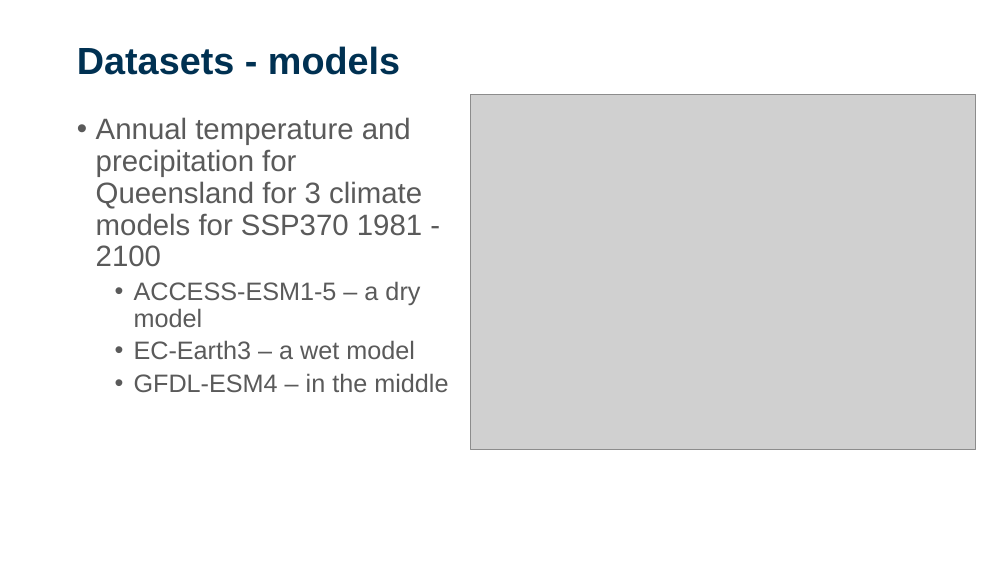
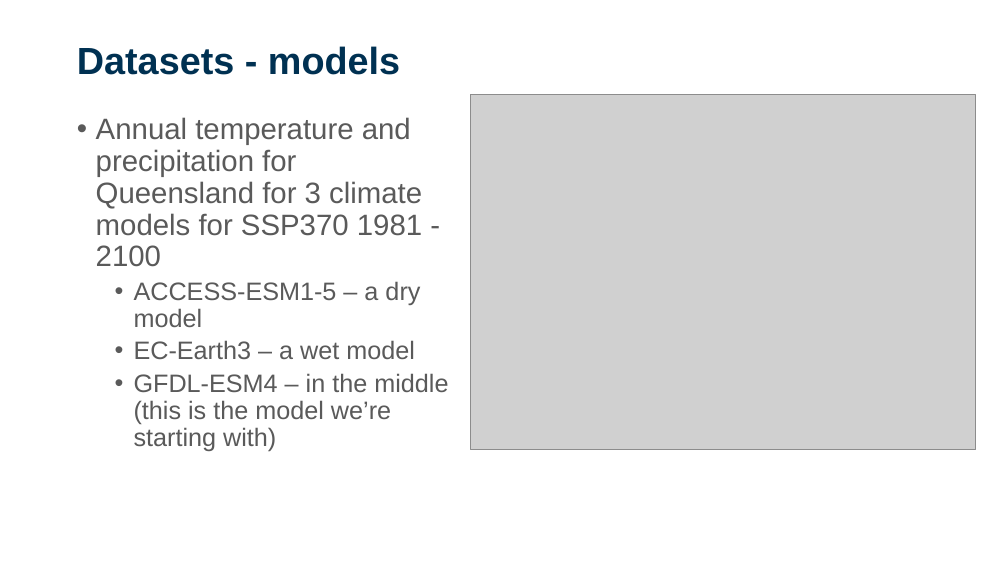
Before and after one commit to sdesrosiers1989/ICCB_Projections, a slide deck: slide 17 of ICCB2025_Session2_ClimateProjections.pptx. Drawn at 1008x567 pixels with LibreOffice and Linux fonts; fonts in the diff are those of the drawing; grey boxes stand for pictures; background and template pictures are left out. Boxes give left, top, right and bottom in pixels: in the first picture for what was removed or moved away, otherwise in the second. Text is boxed around its words. In the diff, an @@ line names an element or a change of style, - is before the commit and + after.

```diff
--- a/ICCB2025_Session2_ClimateProjections.pptx
+++ b/ICCB2025_Session2_ClimateProjections.pptx
@@ text at (134, 373, 448, 451): text changed @@
-  • GFDL-ESM4 – in the middle
+  • GFDL-ESM4 – in the middle (this is the model we’re starting with)
```
Also in this commit, not shown: 6 other slides changed, 1 slide added, 10 other files.
